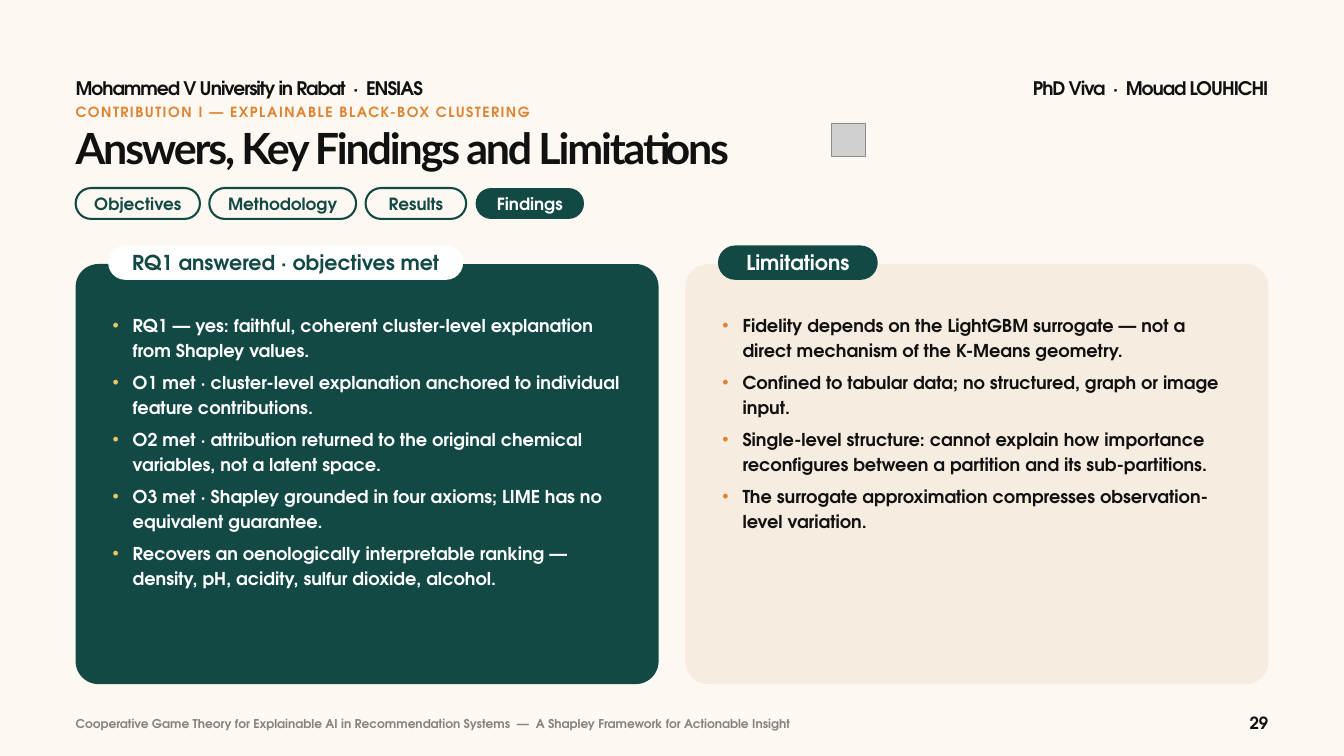
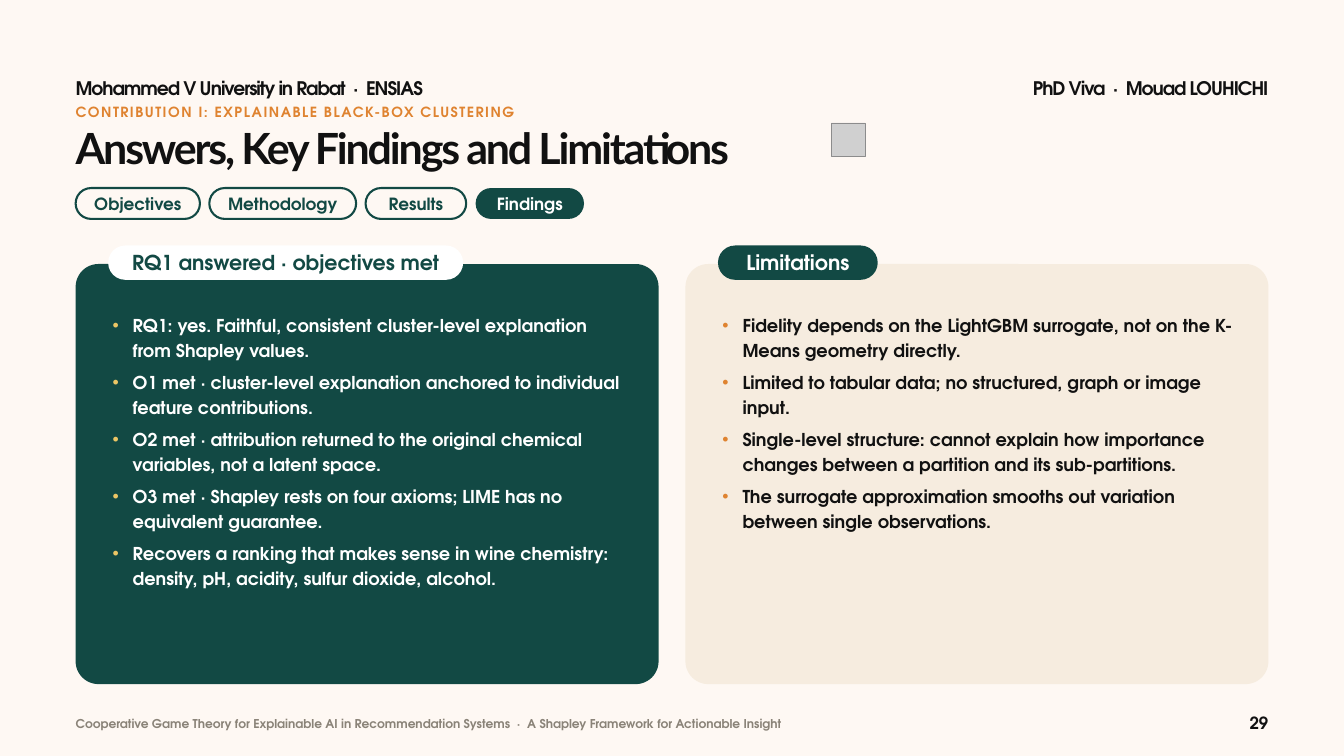
Before and after one commit to mouadlouhichi/phd-prep, a slide deck: slide 29 of try/MOUAD_LOUHICHI_VIVA_40min_BeigeGreen.pptx. Drawn at 1344x756 pixels with LibreOffice and Linux fonts; fonts in the diff are those of the drawing; grey boxes stand for pictures. Boxes give left, top, right and bottom in pixels: in the first picture for what was removed or moved away, otherwise in the second. Text is boxed around its words. In the diff, an @@ line names an element or a change of style, - is before the commit and + after.

```diff
--- a/try/MOUAD_LOUHICHI_VIVA_40min_BeigeGreen.pptx
+++ b/try/MOUAD_LOUHICHI_VIVA_40min_BeigeGreen.pptx
@@ text at box(133, 318, 587, 361): text changed @@
-• RQ1 — yes: faithful, coherent cluster-level explanation from Shapley values.
+• RQ1: yes. Faithful, consistent cluster-level explanation from Shapley values.
@@ text at box(743, 318, 1232, 532): text changed @@
-• Fidelity depends on the LightGBM surrogate — not a direct mechanism of the K-Means geometry.
-• Confined to tabular data; no structured, graph or image input.
-• Single-level structure: cannot explain how importance reconfigures between a partition and its sub-partitions.
-• The surrogate approximation compresses observation-level variation.
+• Fidelity depends on the LightGBM surrogate, not on the K-Means geometry directly.
+• Limited to tabular data; no structured, graph or image input.
+• Single-level structure: cannot explain how importance changes between a partition and its sub-partitions.
+• The surrogate approximation smooths out variation between single observations.
@@ text at box(133, 489, 608, 589): text changed @@
-• O3 met · Shapley grounded in four axioms; LIME has no equivalent guarantee.
-• Recovers an oenologically interpretable ranking — density, pH, acidity, sulfur dioxide, alcohol.
+• O3 met · Shapley rests on four axioms; LIME has no equivalent guarantee.
+• Recovers a ranking that makes sense in wine chemistry: density, pH, acidity, sulfur dioxide, alcohol.
@@ text at box(76, 719, 782, 731): text changed @@
-Cooperative Game Theory for Explainable AI in Recommendation Systems — A Shapley Framework for Actionable Insight
+Cooperative Game Theory for Explainable AI in Recommendation Systems · A Shapley Framework for Actionable Insight
```
Also in this commit, not shown: 62 other slides changed, 4 other files.
